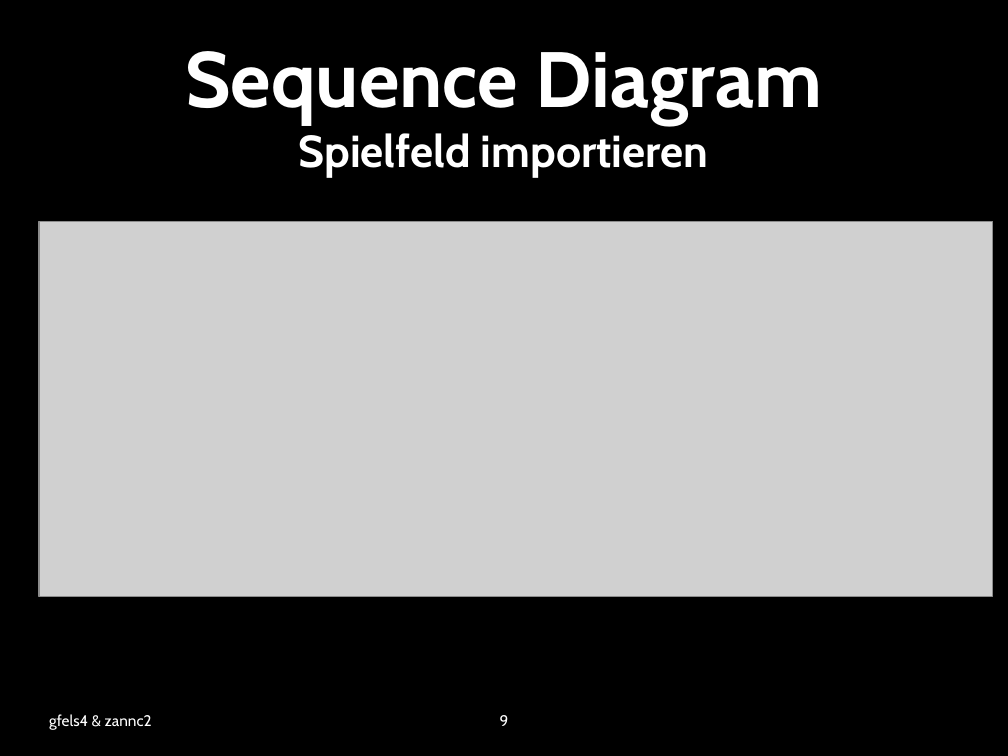
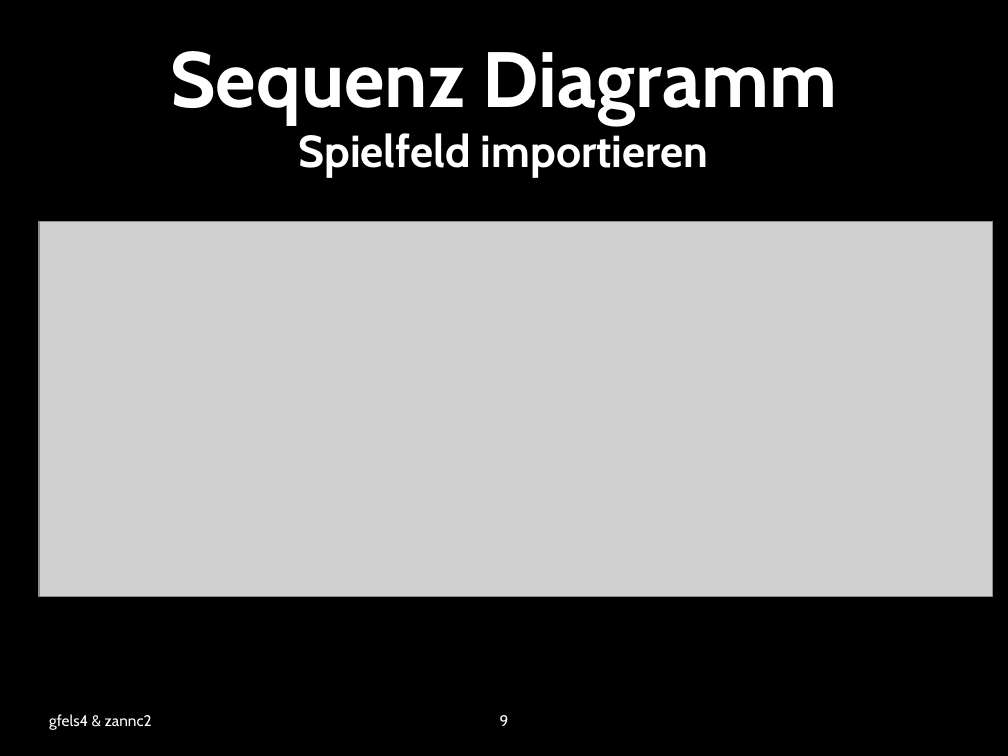
Before and after one commit to zannc2/SearchRobot, a slide deck: slide 9 of SearchRobot/doc/presentation.pptx. Drawn at 1008x756 pixels with LibreOffice and Linux fonts; fonts in the diff are those of the drawing; grey boxes stand for pictures; background and template pictures are left out. Boxes give left, top, right and bottom in pixels: in the first picture for what was removed or moved away, otherwise in the second. Text is boxed around its words. In the diff, an @@ line names an element or a change of style, - is before the commit and + after.

```diff
--- a/SearchRobot/doc/presentation.pptx
+++ b/SearchRobot/doc/presentation.pptx
@@ title at (170, 51, 837, 178): text changed @@
-Sequence Diagram
-Spielfeld importieren
+Sequenz Diagramm
+Spielfeld importieren
```
Also in this commit, not shown: 6 other slides changed.
